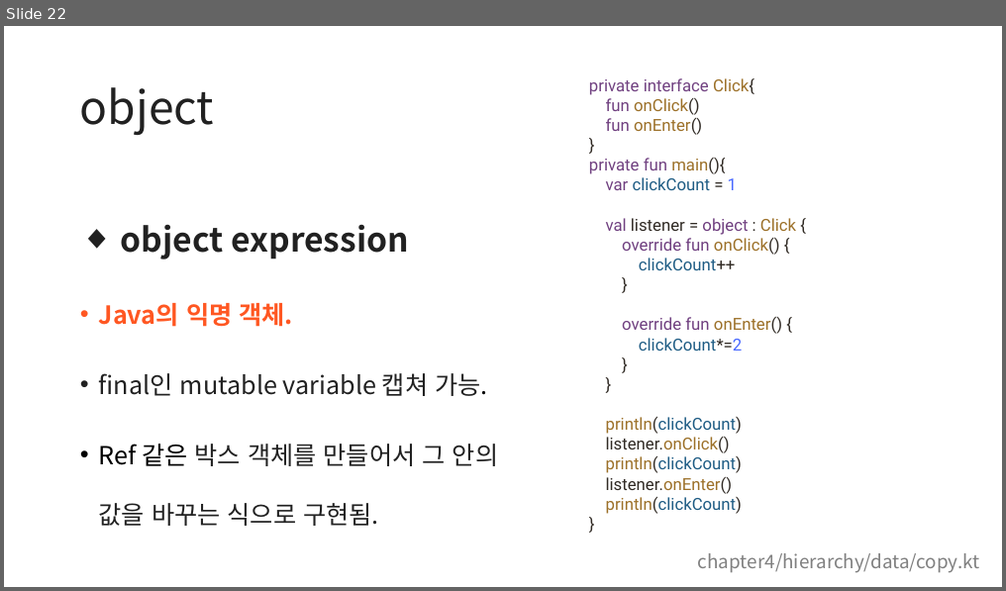
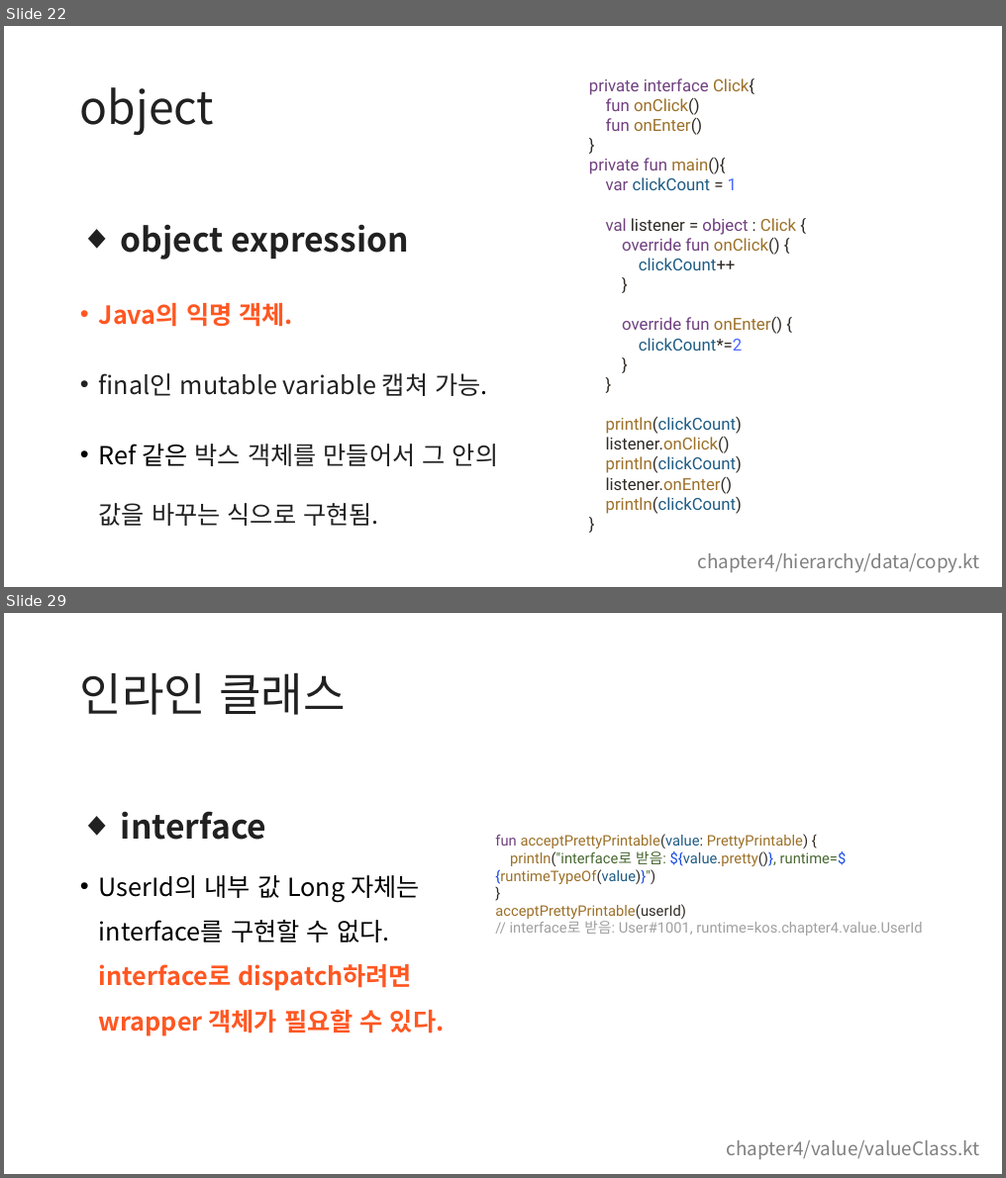
Before and after one commit to kotlin-study-2026/kotlin-study-archive, a slide deck: weak04/src/main/kotlin/chapter4/4장.pptx. Shown one above the other, each under a label of ours: slide 22 before the commit, slides 22 and 29 after it; the slides between them are not shown. The pictures are 1006x591 and 1006x1178 pixels, drawn with LibreOffice and Linux fonts; fonts in the diff are those of the drawing. Boxes give left, top, right and bottom in pixels: in the first picture for what was removed or moved away, otherwise in the second. Text is boxed around its words. In the diff, an @@ line names an element or a change of style, - is before the commit and + after.

```diff
--- a/weak04/src/main/kotlin/chapter4/4장.pptx
+++ b/weak04/src/main/kotlin/chapter4/4장.pptx
@@ slide 29 added at (x1=4, y1=613, x2=1002, y2=1174), background #FFFFFF @@
@@ title added at (x1=80, y1=672, x2=345, y2=715), 44 pt, text #212121 @@
+인라인 클래스
@@ text added at (x1=99, y1=811, x2=445, y2=1037), 24 pt, text #FF5722, bold @@
+◆ interface
+• UserId의 내부 값 Long 자체는 interface를 구현할 수 없다. interface로 dispatch하려면 wrapper 객체가 필요할 수 있다.
@@ text added at (x1=495, y1=834, x2=922, y2=936), 14 pt, text #9C7028 @@
+fun acceptPrettyPrintable(value: PrettyPrintable) {
+println("interface로 받음: ${value.pretty()}, runtime=${runtimeTypeOf(value)}")
+}
+acceptPrettyPrintable(userId)
+// interface로 받음: User#1001, runtime=kos.chapter4.value.UserId
@@ text added at (x1=727, y1=1141, x2=980, y2=1160), 18 pt, text #808080 @@
+chapter4/value/valueClass.kt
```
Also in this commit, not shown: 2 slides changed, 6 other slides added, 1 other file.
